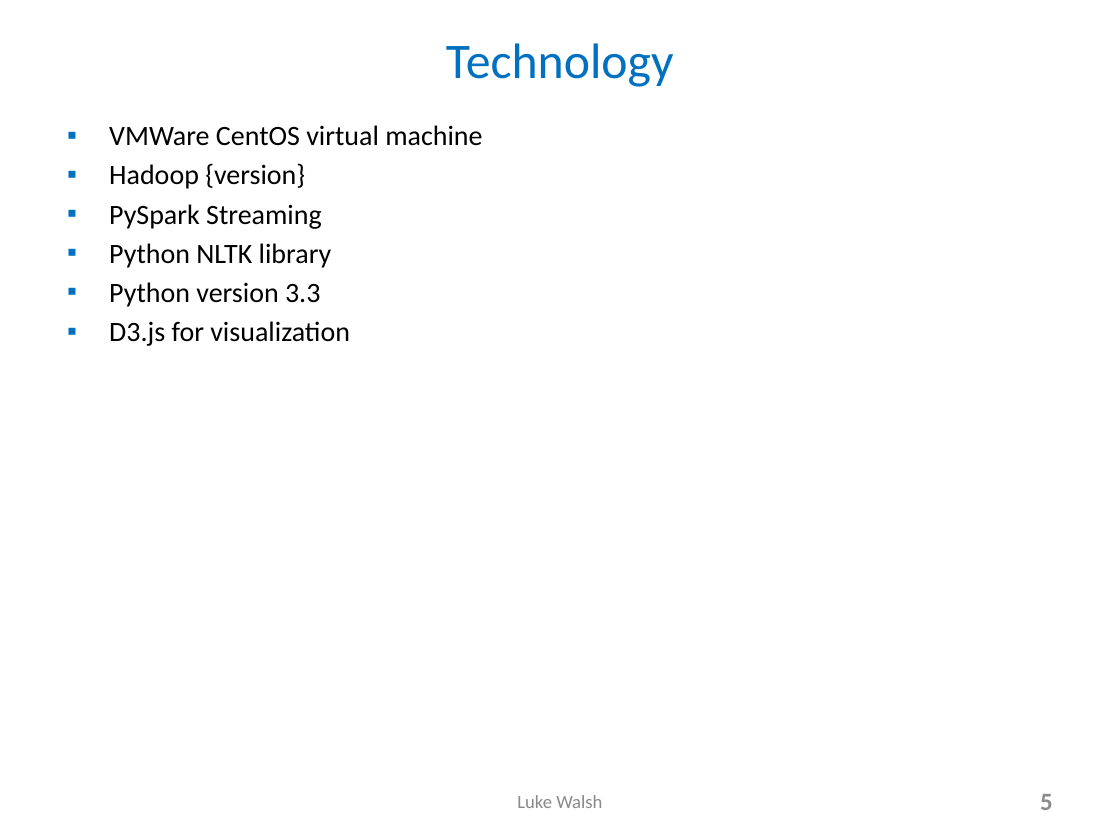
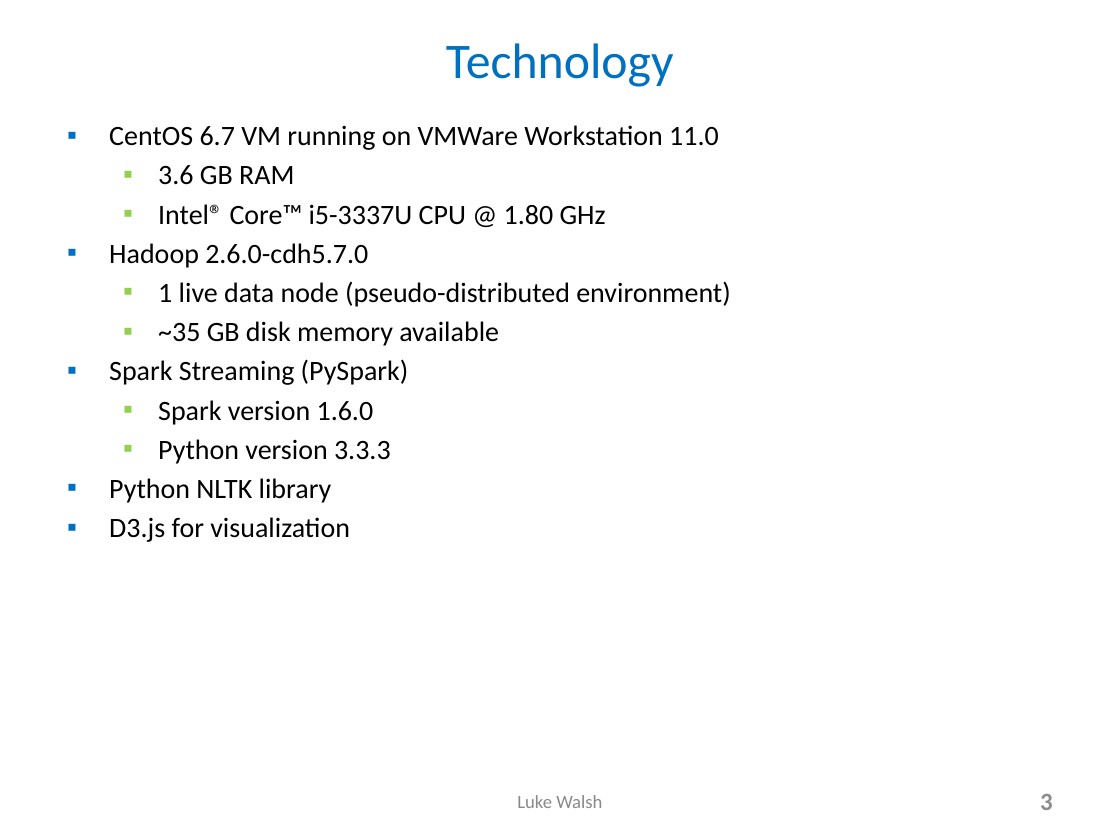
Before and after one commit to lukewalshct/Twitter_Sentiment, a slide deck: slide 3 of Spark_Streaming_NLTK_LWalsh_2min.pptx (slide 5 before the commit). Drawn at 1120x840 pixels with LibreOffice and Linux fonts; fonts in the diff are those of the drawing. Boxes give left, top, right and bottom in pixels: in the first picture for what was removed or moved away, otherwise in the second. Text is boxed around its words. In the diff, an @@ line names an element or a change of style, - is before the commit and + after.

```diff
--- a/Spark_Streaming_NLTK_LWalsh_2min.pptx
+++ b/Spark_Streaming_NLTK_LWalsh_2min.pptx
@@ text at (109, 125, 730, 464): text changed @@
-▪ VMWare CentOS virtual machine
-▪ Hadoop {version}
-▪ PySpark Streaming
+▪ CentOS 6.7 VM running on VMWare Workstation 11.0
+  ▪ 3.6 GB RAM
+  ▪ Intel® Core™ i5-3337U CPU @ 1.80 GHz
+▪ Hadoop 2.6.0-cdh5.7.0
+  ▪ 1 live data node (pseudo-distributed environment)
+  ▪ ~35 GB disk memory available
+▪ Spark Streaming (PySpark)
+  ▪ Spark version 1.6.0
+  ▪ Python version 3.3.3
@@ text at (109, 282, 320, 307): paragraph removed @@
-▪ Python version 3.3
@@ page number at (1040, 794, 1053, 810): text changed @@
-5
+3
```
Also in this commit, not shown: 5 other slides changed, 1 slide removed, 8 other files.
